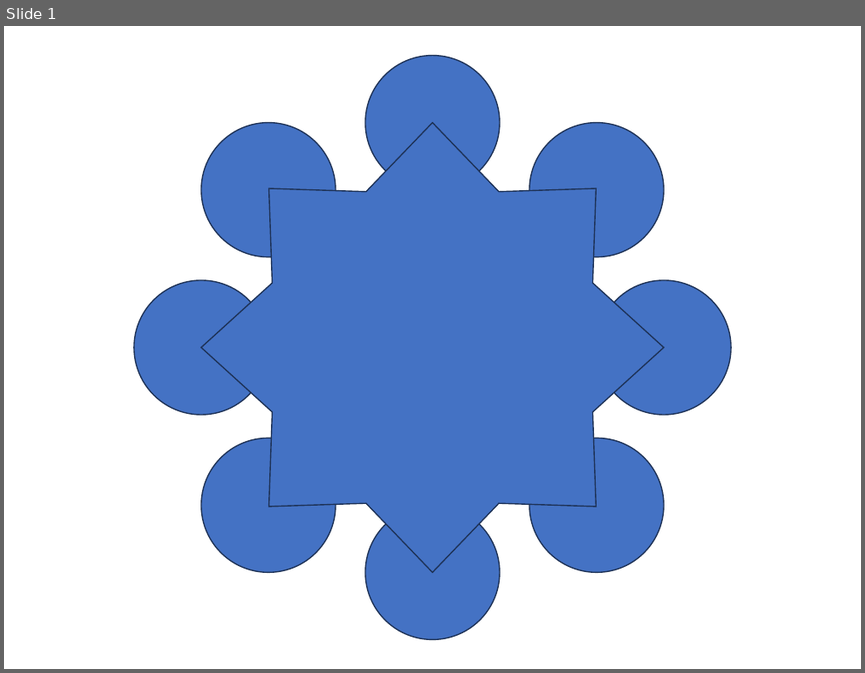
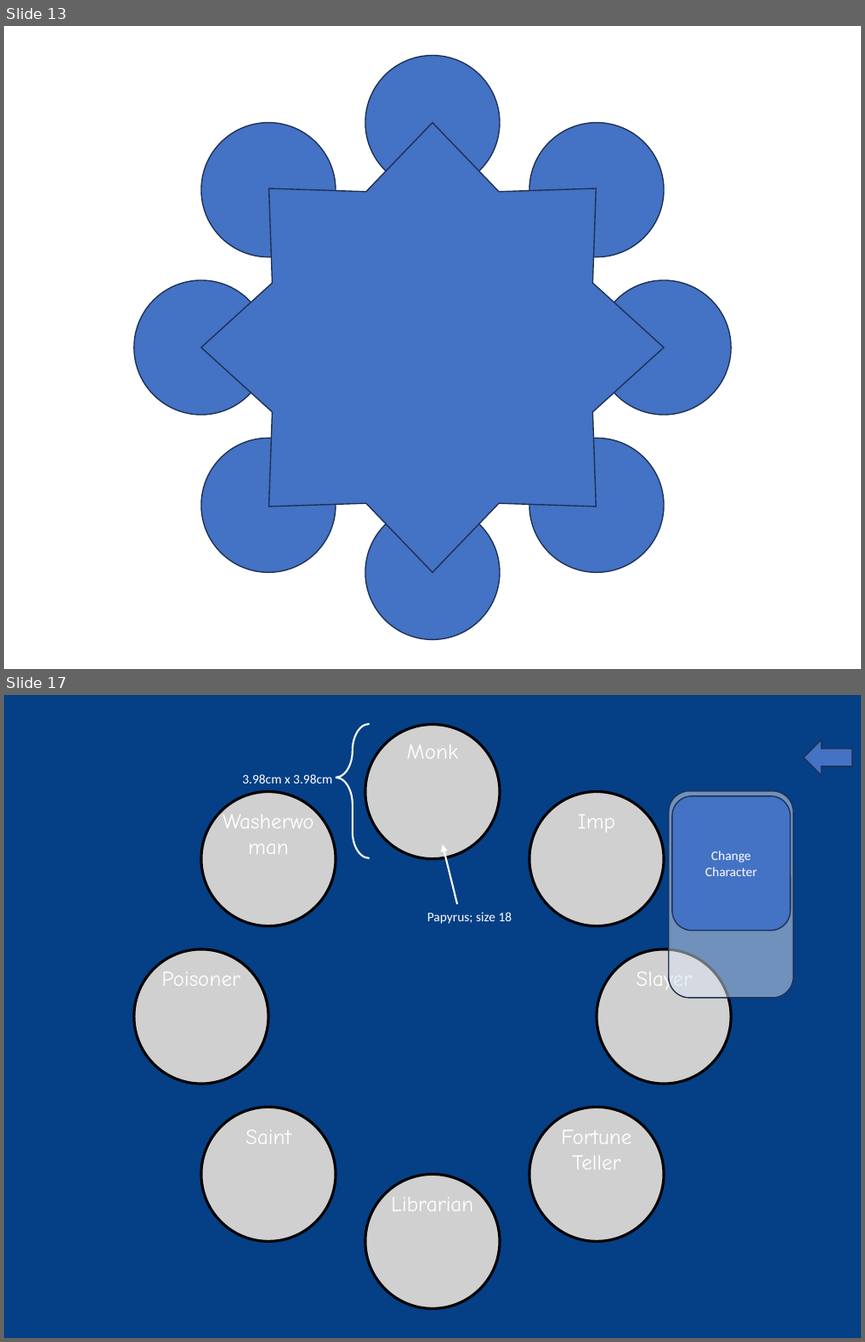
Before and after one commit to Nathan3-14/grimoire-nea, a slide deck: mockup.pptx. Shown one above the other, each under a label of ours: slide 1 before the commit, slides 13 and 17 after it; the slides between them are not shown. The pictures are 865x673 and 865x1342 pixels, drawn with LibreOffice and Linux fonts; fonts in the diff are those of the drawing; grey boxes stand for pictures. Boxes give left, top, right and bottom in pixels: in the first picture for what was removed or moved away, otherwise in the second. Text is boxed around its words. In the diff, an @@ line names an element or a change of style, - is before the commit and + after.

```diff
--- a/mockup.pptx
+++ b/mockup.pptx
@@ slide 17 added at box(4, 695, 861, 1338), background #053F85 @@
@@ left brace added at box(336, 724, 369, 859), outline #FFFFFF 1.5 pt @@
@@ picture added at box(365, 724, 500, 859) @@
@@ text added at box(407, 744, 459, 759), 18 pt, text #FFFFFF @@
+Monk
@@ left arrow added at box(803, 739, 852, 776), fill #4472C4, outline #1E3256 1 pt @@
@@ picture added at box(201, 792, 336, 926) @@
@@ text added at box(242, 774, 332, 783), 11 pt, text #FFFFFF @@
+3.98cm x 3.98cm
@@ picture added at box(529, 792, 664, 926) @@
@@ rounded rectangle added at box(669, 791, 793, 998), fill #DAE3F3 at 50% opacity, outline #1E3256 1 pt @@
@@ rounded rectangle added at box(672, 796, 790, 930), fill #4472C4, outline #1E3256 1 pt, 11 pt, text #FFFFFF @@
+Change Character
@@ text added at box(210, 803, 327, 913), 18 pt, text #FFFFFF @@
+Washerwoman
@@ text added at box(578, 814, 615, 832), 18 pt, text #FFFFFF @@
+Imp
@@ arrow added from (457, 904) to (443, 844), #FFFFFF 1.5 pt @@
@@ text added at box(427, 912, 512, 924), 11 pt, text #FFFFFF @@
+Papyrus; size 18
@@ picture added at box(134, 949, 268, 1084) @@
@@ picture added at box(596, 949, 731, 1084) @@
@@ text added at box(162, 971, 240, 986), 18 pt, text #FFFFFF @@
+Poisoner
@@ text added at box(636, 968, 692, 993), 18 pt, text #FFFFFF @@
+Slayer
@@ picture added at box(201, 1106, 336, 1241) @@
@@ picture added at box(529, 1106, 664, 1241) @@
@@ text added at box(245, 1129, 291, 1144), 18 pt, text #FFFFFF @@
+Saint
@@ text added at box(561, 1129, 631, 1169), 18 pt, text #FFFFFF @@
+Fortune Teller
@@ picture added at box(365, 1174, 500, 1309) @@
@@ text added at box(391, 1197, 473, 1211), 18 pt, text #FFFFFF @@
+Librarian
@@ what was slide 1 is now slide 13 @@
```
Also in this commit, not shown: 15 other slides added, 2 slides removed.
